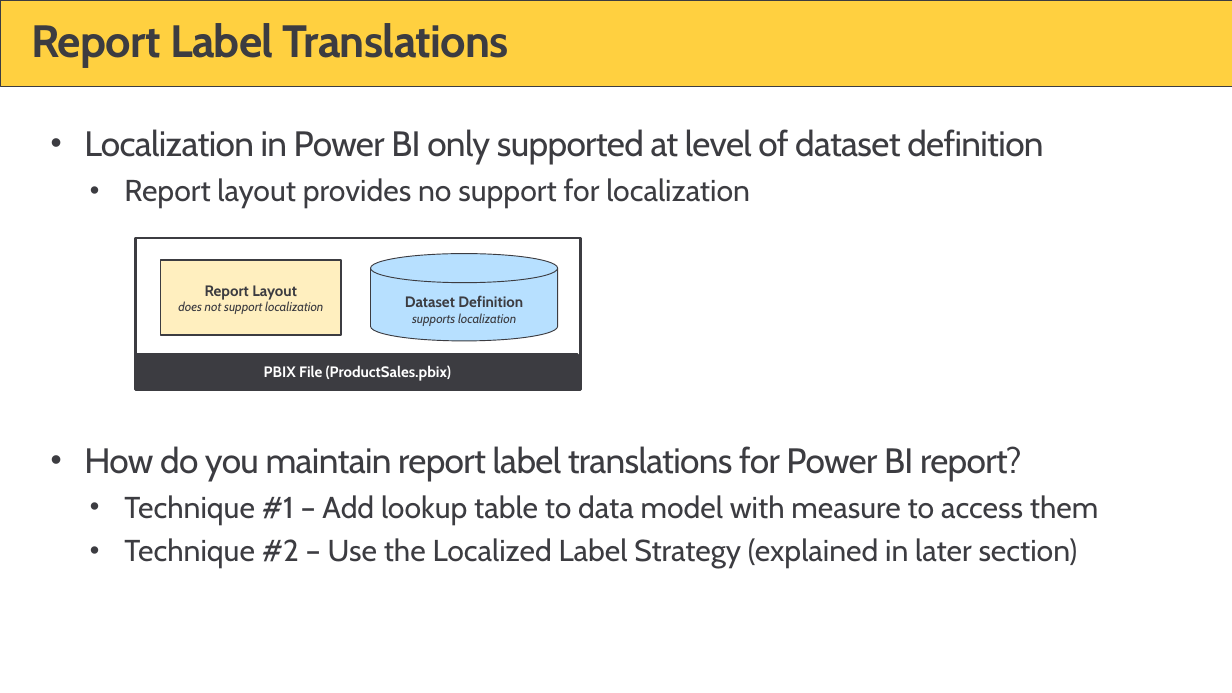
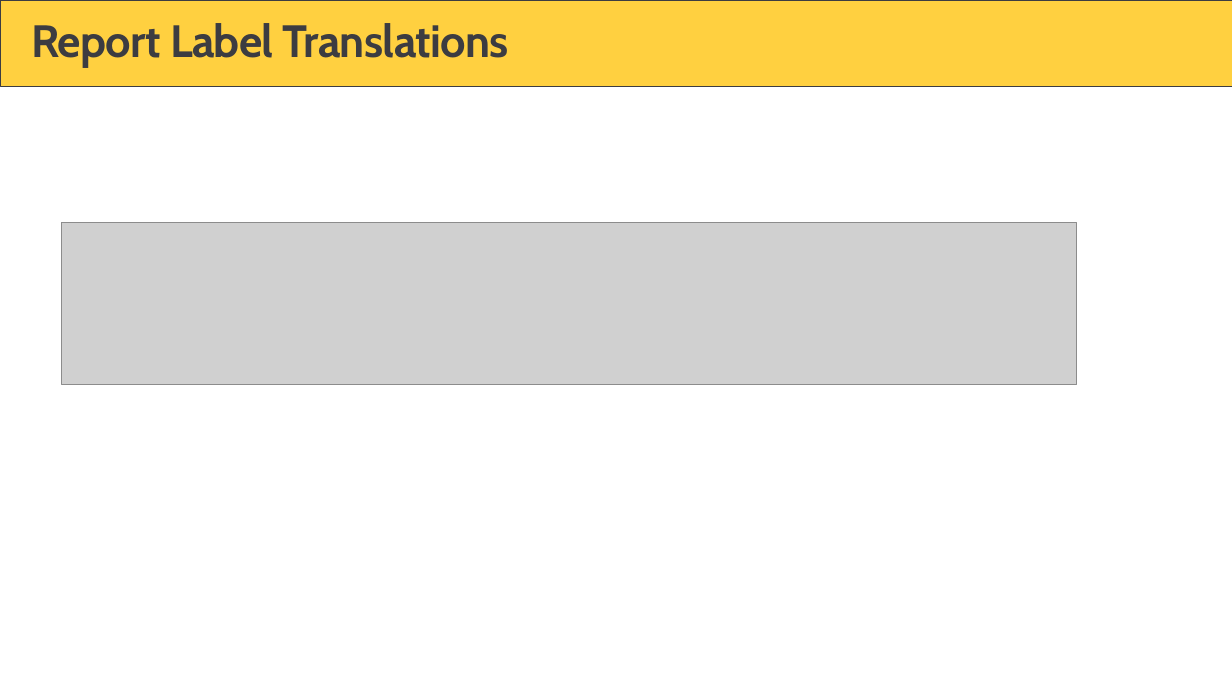
Before and after one commit to PowerBiDevCamp/TranslationsBuilder, a slide deck: slide 10 of Docs/Translations Builder.pptx (slide 6 before the commit). Drawn at 1232x693 pixels with LibreOffice and Linux fonts; fonts in the diff are those of the drawing; grey boxes stand for pictures; background and template pictures are left out. Boxes give left, top, right and bottom in pixels: in the first picture for what was removed or moved away, otherwise in the second. Text is boxed around its words. In the diff, an @@ line names an element or a change of style, - is before the commit and + after.

```diff
--- a/Docs/Translations Builder.pptx
+++ b/Docs/Translations Builder.pptx
@@ text removed at [84, 129, 1099, 569] @@
-• Localization in Power BI only supported at level of dataset definition
-  • Report layout provides no support for localization
-• How do you maintain report label translations for Power BI report?
-  • Technique #1 – Add lookup table to data model with measure to access them
-  • Technique #2 – Use the Localized Label Strategy (explained in later section)
@@ picture added at [62, 222, 1076, 384] @@
@@ rectangle removed at [135, 238, 580, 390] @@
@@ rectangle removed at [160, 260, 341, 335] @@
-Report Layout
-does not support localization
@@ cylinder removed at [371, 254, 558, 341] @@
-Dataset Definition
-supports localization
@@ rectangle removed at [138, 354, 578, 388] @@
-PBIX File (ProductSales.pbix)
```
Also in this commit, not shown: 7 other slides changed, 5 slides added, 15 slides removed, 2 other files.
